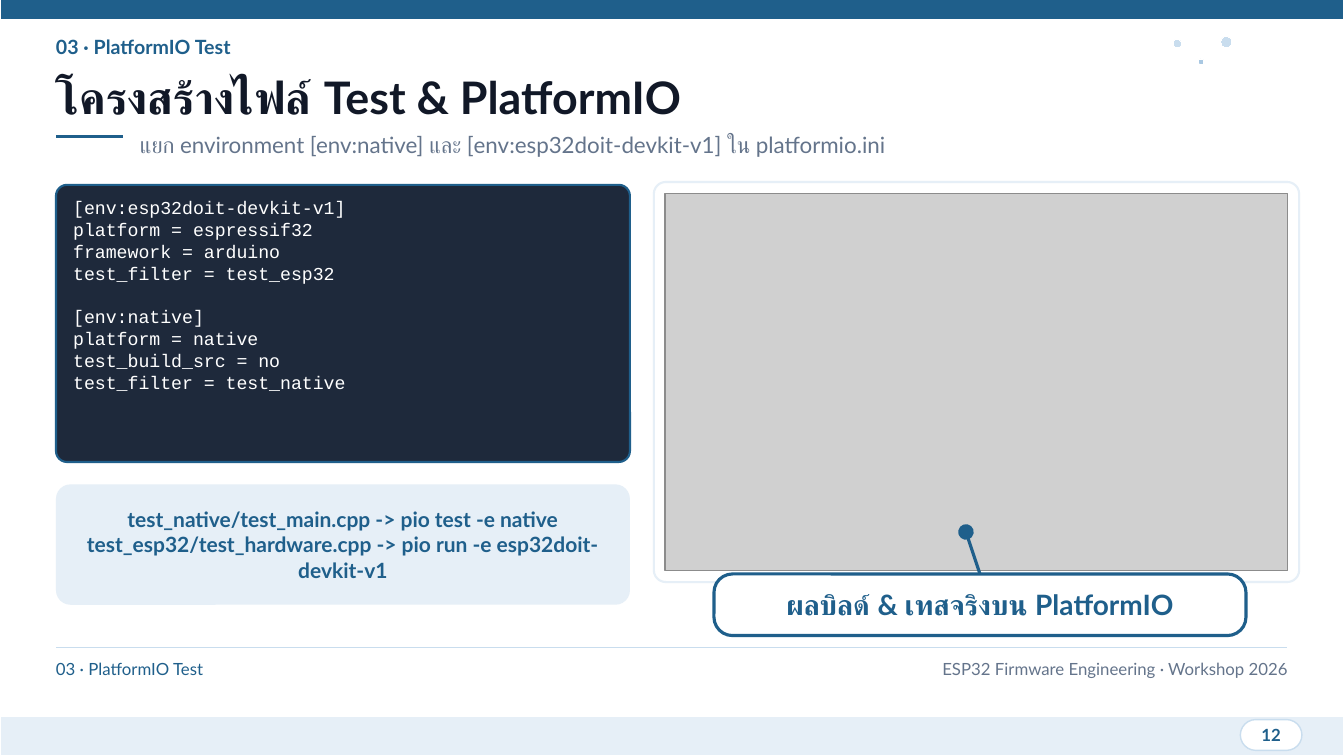
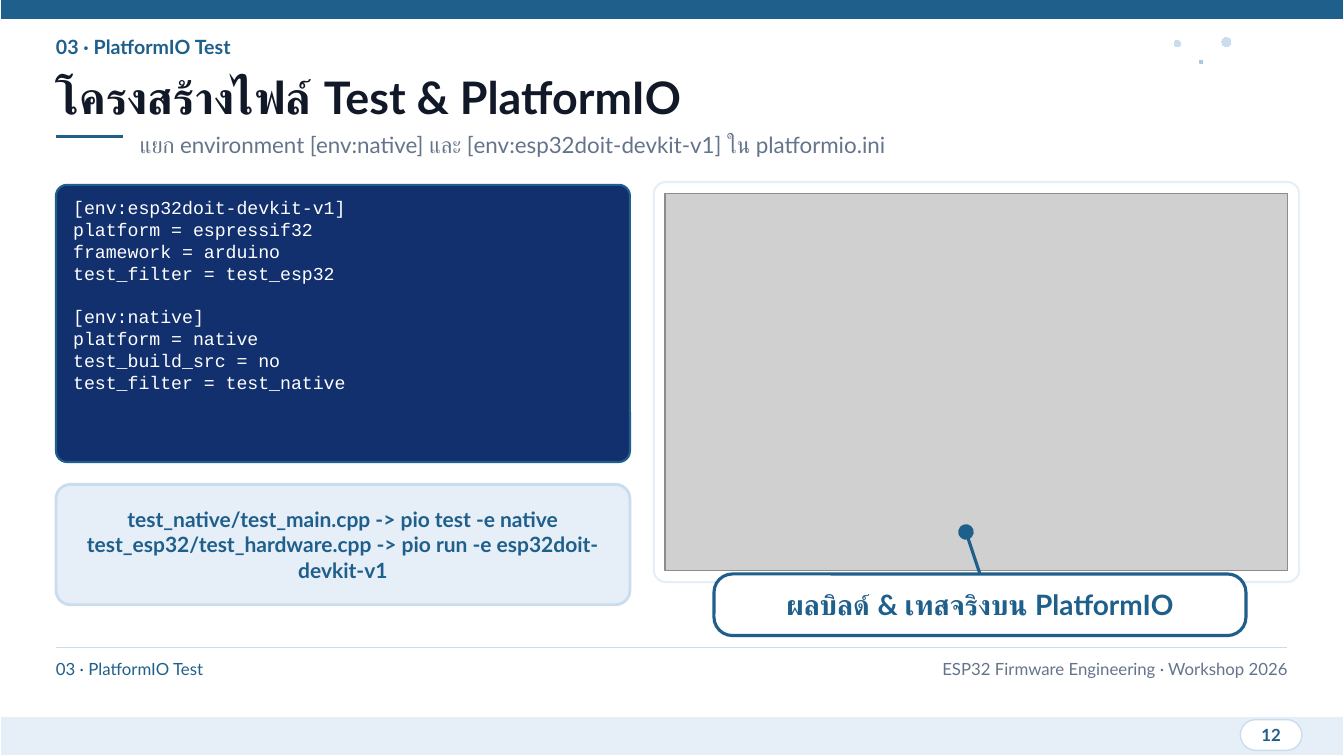
Before and after one commit to FreshmanMentor/git-practice, a slide deck: slide 12 of presentation/ESP32_Git_CICD_Workshop.pptx. Drawn at 1344x756 pixels with LibreOffice and Linux fonts; fonts in the diff are those of the drawing; grey boxes stand for pictures. Boxes give left, top, right and bottom in pixels: in the first picture for what was removed or moved away, otherwise in the second. Text is boxed around its words. In the diff, an @@ line names an element or a change of style, - is before the commit and + after.

Commit message:
style(presentation): enforce pure NDRS white-ice-navy palette without extra colors

```diff
--- a/presentation/ESP32_Git_CICD_Workshop.pptx
+++ b/presentation/ESP32_Git_CICD_Workshop.pptx
@@ rounded rectangle "[env:esp32doit-devkit-v1]" at (56,185,630,462): fill #1E293B to #12306E @@
@@ rounded rectangle "test_native/test_main.cpp -> pio test -e ..." at (56,485,630,605): outline none to #C9DDEE 2 pt @@
```
Also in this commit, not shown: 8 other slides changed, 1 other file.
